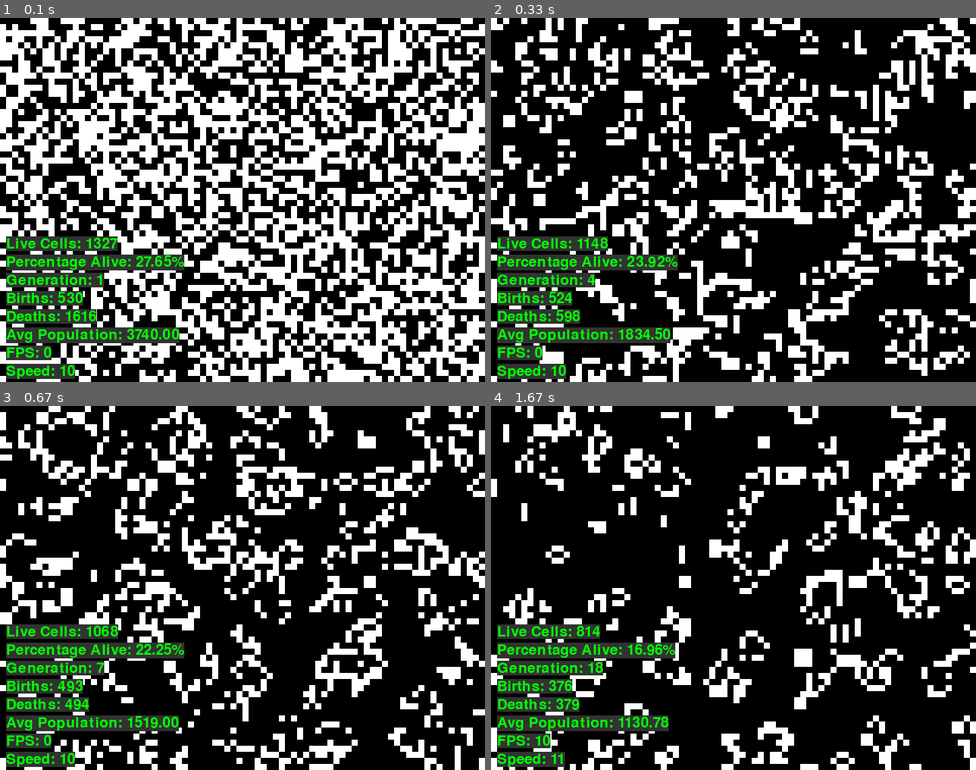
Above: before the commit, frames 1-4 (two rows, left to right).
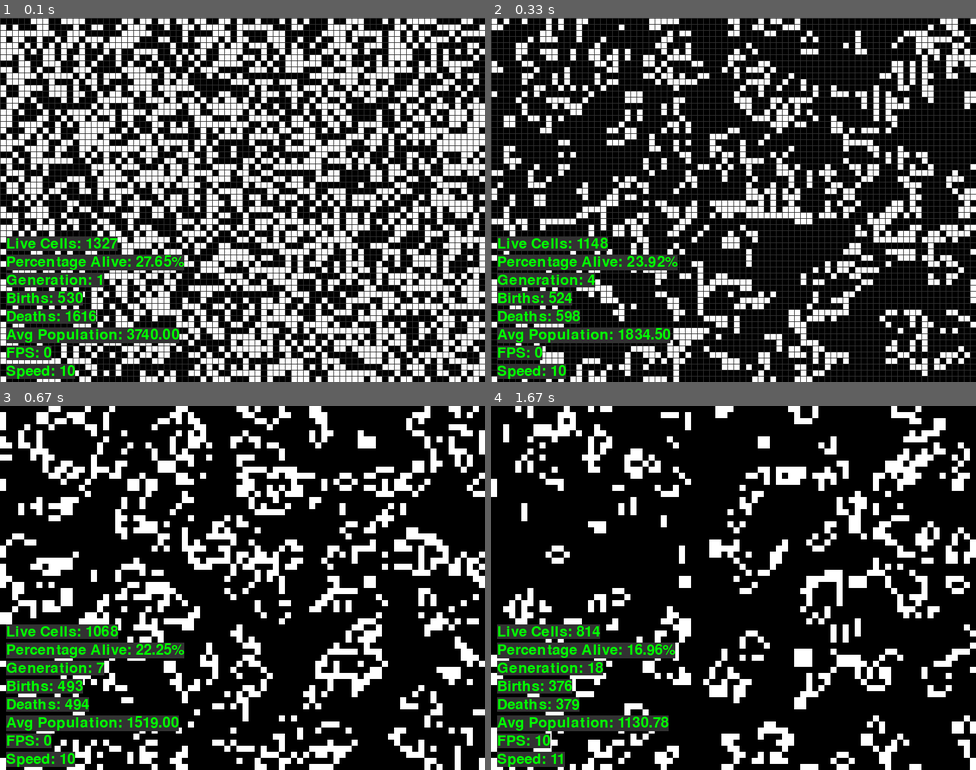
Above: after the commit, the same moments.

Repository: PawiX25/pygame-conways-game-of-life
Game: pygame game, started from game.py
Two runs of this game, one before a commit and one after it. Both use one fixed random seed, a clock stepped at 60 frames per second and the inputs below.
Inputs:
- Up to frame 1 (0.1 s): no input
- Up to frame 2 (0.33 s): no input
- Up to frame 3 (0.67 s): tap G at 0.33 s
- Up to frame 4 (1.67 s): hold Up 0.67-1.13 s; hold Down 1.17-1.47 s; hold Up from 1.5 s (still down)

The runs differ from the first frame. In frame 1, 17% of the frame differs, in the area x 0-100%, y 0-100%; in frame 2, 17%; in frame 3, nothing differs; in frame 4, nothing differs.

Commit message:
Add grid lines toggle feature

Diff:
--- a/game.py
+++ b/game.py
@@ -11,6 +11,7 @@
 WHITE = (255, 255, 255)
 BLACK = (0, 0, 0)
 GREEN = (0, 255, 0)
+GRID_COLOR = (50, 50, 50)  # Dark grey grid lines
 TEXT_BG_COLOR = (50, 50, 50)
 
 screen = pygame.display.set_mode((WIDTH, HEIGHT))
@@ -31,9 +32,9 @@
 
 def draw_lines():
     for x in range(0, WIDTH, CELL_SIZE):
-        pygame.draw.line(screen, BLACK, (x, 0), (x, HEIGHT))
+        pygame.draw.line(screen, GRID_COLOR, (x, 0), (x, HEIGHT))
     for y in range(0, HEIGHT, CELL_SIZE):
-        pygame.draw.line(screen, BLACK, (0, y), (WIDTH, y))
+        pygame.draw.line(screen, GRID_COLOR, (0, y), (WIDTH, y))
 
 def update_grid(grid):
     new_grid = np.copy(grid)
@@ -106,6 +107,7 @@
     grid = initialize_grid()
     running = True
     pause = False
+    show_grid_lines = True  # Toggle for grid lines
     generation = 0
     total_population = np.sum(grid)
     speed = 10  # Initial speed
@@ -125,6 +127,8 @@
                     speed += 1  # Increase speed
                 if event.key == pygame.K_DOWN:
                     speed = max(1, speed - 1)  # Decrease speed but not below 1
+                if event.key == pygame.K_g:
+                    show_grid_lines = not show_grid_lines  # Toggle grid lines
             if event.type == pygame.MOUSEBUTTONDOWN:
                 x, y = pygame.mouse.get_pos()
                 x //= CELL_SIZE
@@ -133,8 +137,9 @@
                 total_population = np.sum(grid)
 
         screen.fill(BLACK)
-        draw_lines()
         draw_grid(grid)
+        if show_grid_lines:
+            draw_lines()  # Draw lines only if show_grid_lines is True
 
         if not pause:
             grid, births, deaths = update_grid(grid)
